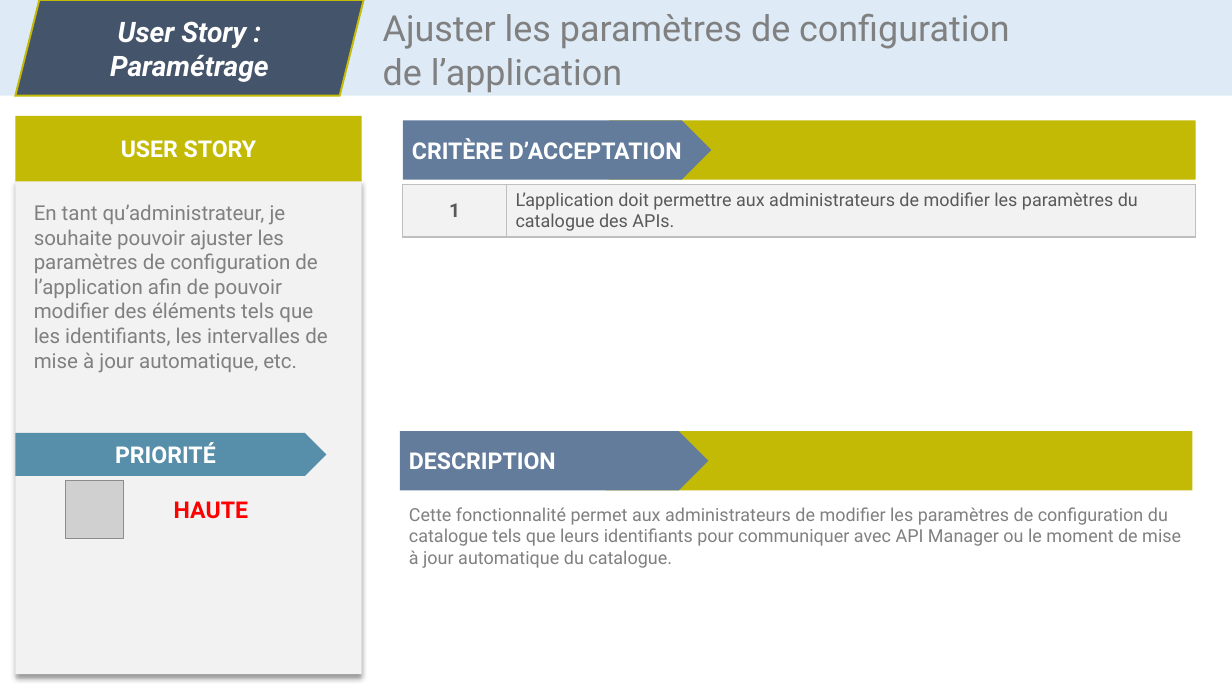
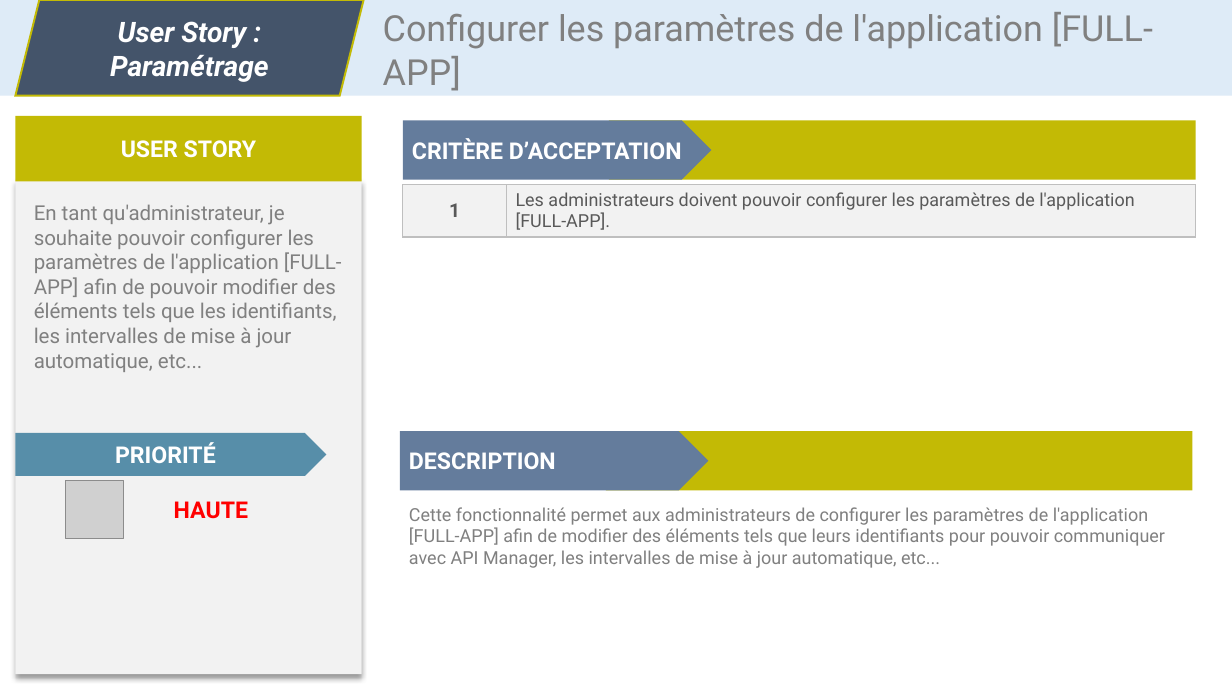
Before and after one commit to CC4K/api-catalog-development, a slide deck: slide 12 of reports/S3-User-Stories/user-stories-dev.odp. Drawn at 1232x693 pixels with LibreOffice and Linux fonts; fonts in the diff are those of the drawing; grey boxes stand for pictures. Boxes give left, top, right and bottom in pixels: in the first picture for what was removed or moved away, otherwise in the second. Text is boxed around its words. In the diff, an @@ line names an element or a change of style, - is before the commit and + after.

```diff
--- a/reports/S3-User-Stories/user-stories-dev.odp
+++ b/reports/S3-User-Stories/user-stories-dev.odp
@@ text at [383,12,1153,91]: text changed @@
-Ajuster les paramètres de configuration
-de l’application
+Configurer les paramètres de l'application [FULL-APP]
@@ text at [34,204,342,372]: text changed @@
-En tant qu’administrateur, je souhaite pouvoir ajuster les paramètres de configuration de l’application afin de pouvoir modifier des éléments tels que les identifiants, les intervalles de mise à jour automatique, etc.
+En tant qu'administrateur, je souhaite pouvoir configurer les paramètres de l'application [FULL-APP] afin de pouvoir modifier des éléments tels que les identifiants, les intervalles de mise à jour automatique, etc...
@@ table at [403,185,1195,237] @@
-row 1, column 2: L’application doit permettre aux administrateurs de modifier les paramètres du catalogue des APIs.
+row 1, column 2: Les administrateurs doivent pouvoir configurer les paramètres de l'application [FULL-APP].
@@ text at [409,507,1165,568]: text changed @@
-Cette fonctionnalité permet aux administrateurs de modifier les paramètres de configuration du catalogue tels que leurs identifiants pour communiquer avec API Manager ou le moment de mise à jour automatique du catalogue.
+Cette fonctionnalité permet aux administrateurs de configurer les paramètres de l'application [FULL-APP] afin de modifier des éléments tels que leurs identifiants pour pouvoir communiquer avec API Manager, les intervalles de mise à jour automatique, etc...
```
Also in this commit, not shown: 13 other slides changed, 1 slide added, 4 other files.
